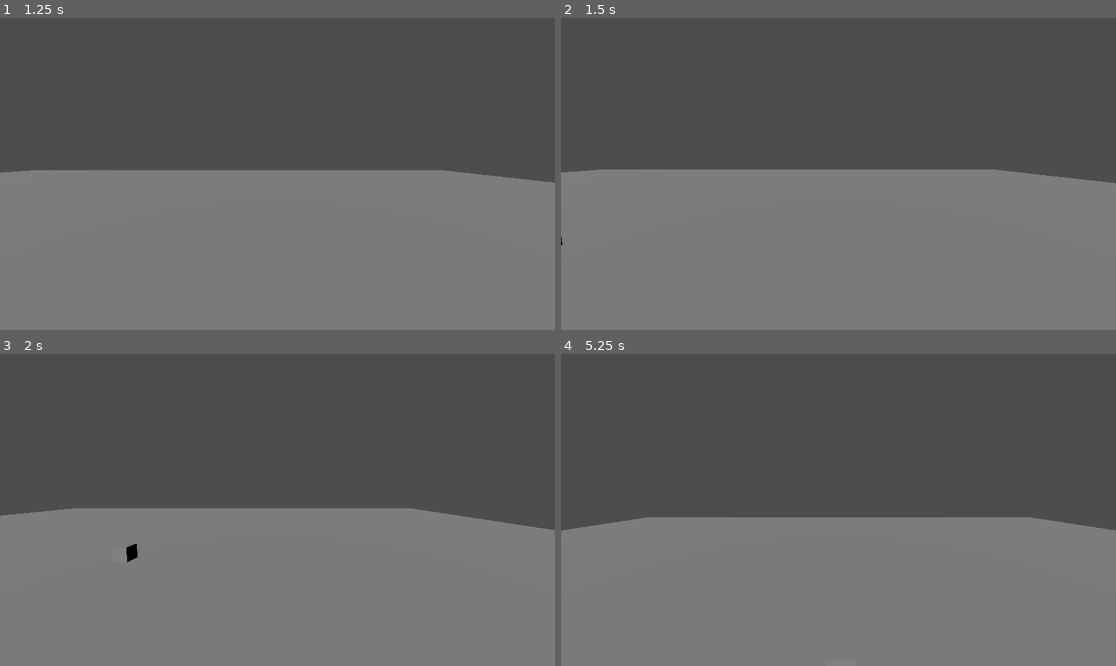
Above: before the commit, frames 1-4 (two rows, left to right).
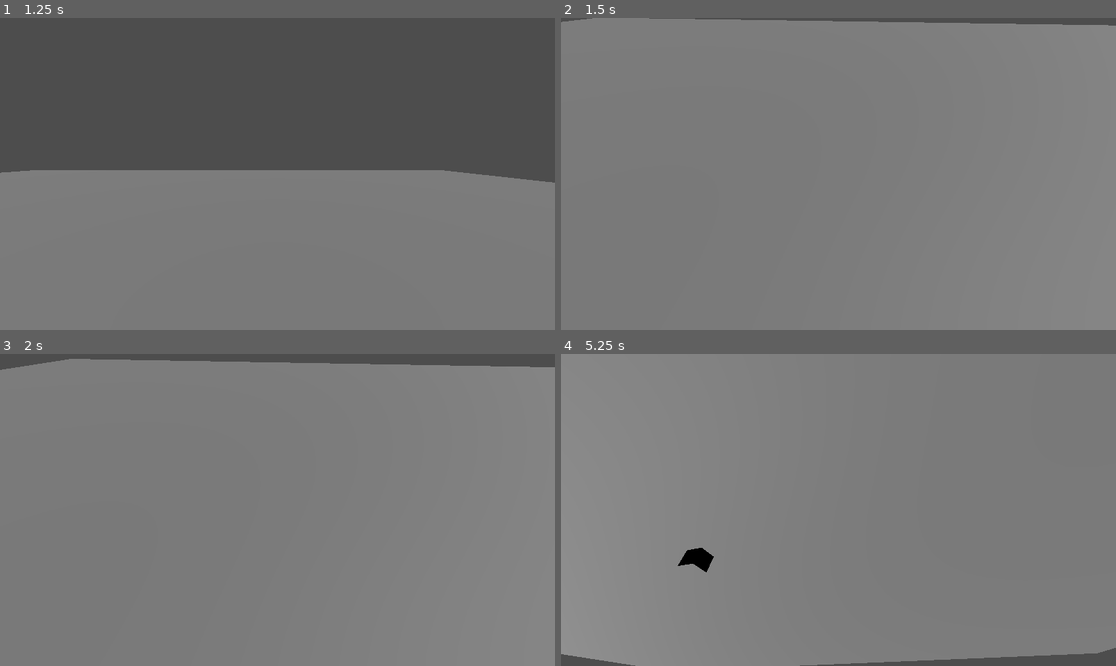
Above: after the commit, the same moments.

Repository: CWmain/platformShooter
Game: Godot game, scene res://scenes/main/main.tscn
Two runs of this game, one before a commit and one after it. Both use one fixed random seed, a clock stepped at 60 frames per second and the inputs below.
Inputs (mouse positions are in pixels of both pictures, inside the frame that each line leads up to):
- Up to frame 1 (1.25 s): move the mouse to (399, 158) at 0.52 s; hold D (move_right) from 0.53 s (still down); hold Space (jump) from 0.53 s (still down); click (399, 158) at 0.67 s
- Up to frame 2 (1.5 s): move the mouse to (727, 189) at 1.27 s; release D (move_right) at 1.28 s; release Space (jump) at 1.28 s; hold S (move_back) from 1.28 s (still down); tap Space (jump) at 1.35 s; click (727, 189) at 1.42 s
- Up to frame 3 (2 s): keep holding S (move_back); tap Space (jump) at 1.52, 1.82 s
- Up to frame 4 (5.25 s): move the mouse to (894, 441) at 2.02 s; release S (move_back) at 2.03 s; hold D (move_right) 2.03-2.78 s; hold Space (jump) 2.03-2.78 s; click (894, 441) at 2.17 s; move the mouse to (810, 572) at 2.77 s; hold W (move_forward) 2.78-3.53 s; tap Space (jump) at 2.85, 3.02, 3.32, 4.35, 4.52, 4.82 s; click (810, 572) at 2.92 s; move the mouse to (1005, 556) at 3.52 s; hold Space (jump) 3.53-4.28 s; hold A (move_left) 3.53-5.03 s; click (1005, 556) at 3.67 s; tap Escape (ui_cancel) at 4.15 s; move the mouse to (672, 463) at 4.27 s; click (672, 463) at 4.42 s; move the mouse to (866, 510) at 5.02 s; hold S (move_back) from 5.03 s (still down); hold Space (jump) from 5.03 s (still down); click (866, 510) at 5.17 s

Frame 1 is identical in both runs. In frame 2, 48% of the frame differs, in the area x 0-100%, y 0-73%; in frame 3, 48%; in frame 4, 55%, in the area x 0-100%, y 0-100%.

Commit message:
Camera now rotates with mouse, now need to limit the rotation

Diff:
--- a/objects/player/player.gd
+++ b/objects/player/player.gd
@@ -4,38 +4,41 @@
 @export var speed = 14
 # The downward acceleration when in the air, in meters per second squared.
 @export var fall_acceleration = 75
+@export var mouseSensitivty: float = 0.01
+
+
+@onready var pivot: Node3D = $Pivot
+@onready var camera_3d: Camera3D = $Pivot/Camera3D
 
 var target_velocity = Vector3.ZERO
 
+func _unhandled_input(event: InputEvent) -> void:
+	if event is InputEventMouseButton:
+		Input.set_mouse_mode(Input.MOUSE_MODE_CAPTURED)
+	elif event.is_action_pressed("ui_cancel"):
+		Input.set_mouse_mode(Input.MOUSE_MODE_VISIBLE)
+
+	if Input.get_mouse_mode() == Input.MOUSE_MODE_CAPTURED:
+		if event is InputEventMouseMotion:
+			pivot.rotate_y(-event.relative.x * mouseSensitivty)
+			camera_3d.rotate_x(-event.relative.y * mouseSensitivty)
+
 func _physics_process(delta):
-	var direction = Vector3.ZERO
-
-	if Input.is_action_pressed("move_right"):
-		print("asdas")
-		direction.x += 1
-	if Input.is_action_pressed("move_left"):
-		direction.x -= 1
-	if Input.is_action_pressed("move_back"):
-		direction.z += 1
-	if Input.is_action_pressed("move_forward"):
-		direction.z -= 1
-
-	#if direction != Vector3.ZERO:
-		#direction = direction.normalized()
-		#$Pivot.basis = Basis.looking_at(direction)
-
-	# Ground Velocity
-	target_velocity.x = direction.x * speed
-	target_velocity.z = direction.z * speed
+	var input_dir := Input.get_vector("move_left", "move_right", "move_forward", "move_back")
+	var direction = (pivot.transform.basis * Vector3(input_dir.x, 0, input_dir.y)).normalized()
+	if direction:
+		velocity.x = direction.x * speed
+		velocity.z = direction.z * speed
+	else:
+		velocity.x = move_toward(velocity.x, 0, speed)
+		velocity.z = move_toward(velocity.z, 0, speed)
 
 	# Vertical Velocity
 	if not is_on_floor(): # If in the air, fall towards the floor. Literally gravity
-		target_velocity.y = target_velocity.y - (fall_acceleration * delta)
+		velocity.y = velocity.y - (fall_acceleration * delta)
 	else:
 		if Input.is_action_pressed("jump"):
-			print("jump")
-			target_velocity.y = 30
+			velocity.y = 30
 
 	# Moving the Character
-	velocity = target_velocity
 	move_and_slide()
--- a/objects/player/player.tscn
+++ b/objects/player/player.tscn
@@ -12,8 +12,11 @@
 [node name="CollisionShape3D" type="CollisionShape3D" parent="."]
 shape = SubResource("CapsuleShape3D_5lq1w")
 
-[node name="MeshInstance3D" type="MeshInstance3D" parent="."]
+[node name="Pivot" type="Node3D" parent="."]
+
+[node name="MeshInstance3D" type="MeshInstance3D" parent="Pivot"]
 mesh = SubResource("CapsuleMesh_cqmt1")
+skeleton = NodePath("../..")
 
-[node name="Camera3D" type="Camera3D" parent="."]
+[node name="Camera3D" type="Camera3D" parent="Pivot"]
 transform = Transform3D(1, 0, 0, 0, 0.994278, 0.106819, 0, -0.106819, 0.994278, -0.0700974, 0.338796, -0.0152047)
